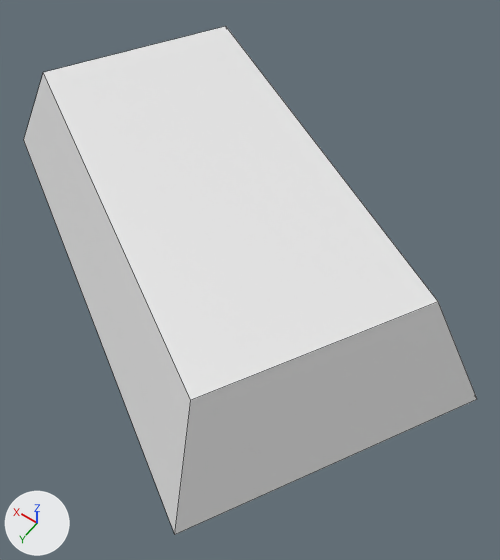
An edit to the Blender file Assets/Rendering/Models/Items/IronBar.blend, drawn before and after from the same camera.
The view is the same before and after, from a 50 mm lens placed at (-0.244, 0.294, 0.448), pointed at (-0.047, 0.018, 0.015). The lights are fixed; the arrows at lower left show +X, +Y and +Z. Mesh edges are drawn as thin lines.
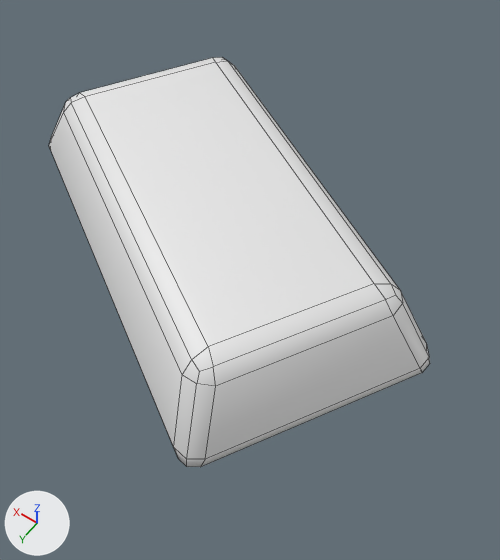
Changed parts and their boxes [x1, y1, x2, y2] in the pictures (500 x 560 px):
'Cube', reshaped, rescaled (16% narrower, 19% shorter)
    before: [24, 26, 477, 534]
    after: [49, 57, 430, 467]
part 1 of me_cube, built on
    before: [24, 26, 477, 534]
    after: [49, 57, 430, 467]

What changed in the scene script:
```text
Change me_cube:
    used by ob_cube; location = (0.0, 0.0, 0.0)
    remove me_cube.from_pydata(...)  # 8 vertices, 6 faces; spans x -0.238..0.238, y -0.204..0.204, z 0.002..0.093
    add me_cube.from_pydata(...)  # 56 vertices, 54 faces; spans x -0.198..0.198, y -0.169..0.169, z 0.011..0.084
    me_cube part 1: the whole mesh is rebuilt
    me_cube part 2: the surface is now shaded smooth
Change ob_cube:
    ob_cube.scale: (1.0, 1.0, 1.0) -> (0.999, 0.999, 0.999)
```
